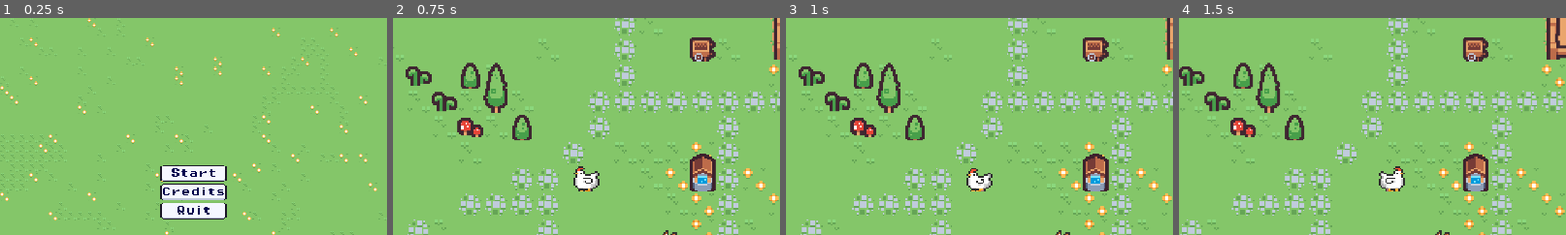
Above: before the commit, frames 1-4 (left to right).
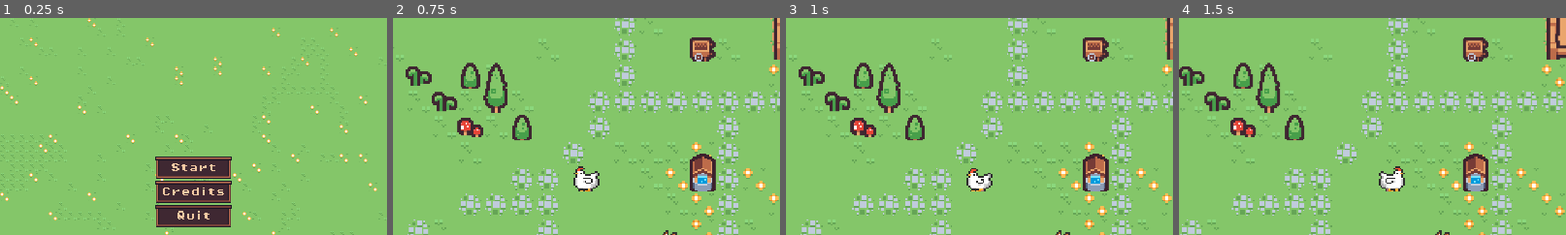
Above: after the commit, the same moments.

Repository: abeyahc/chicken-game
Game: Godot game, scene res://Scenes/menu.tscn
The game is run twice, just before and just after one commit, with the same random seed, the same clock (stepped at 60 frames per second) and the same inputs.
Inputs:
- Up to frame 1 (0.25 s): no input
- Up to frame 2 (0.75 s): click "Start" at 0.5 s
- Up to frame 3 (1 s): no input
- Up to frame 4 (1.5 s): hold Right (move_right) from 1.28 s (still down)
The pictures show only the part of the screen within x 25-75%, y 10-60%; the shares and areas given below are measured in that part.

The runs differ from the first frame. In frame 1, 6.1% of the frame differs, in the area x 40-60%, y 63-97%; in frame 2, nothing differs; in frame 3, nothing differs; in frame 4, nothing differs.

Commit message:
buttons :)

Diff:
--- a/chicken game/Scenes/menu.tscn
+++ b/chicken game/Scenes/menu.tscn
@@ -1,9 +1,10 @@
-[gd_scene load_steps=10 format=3 uid="uid://co4kv64nh3bd0"]
+[gd_scene load_steps=11 format=3 uid="uid://co4kv64nh3bd0"]
 
 [ext_resource type="Script" path="res://menu.gd" id="1_p105b"]
 [ext_resource type="Texture2D" uid="uid://b3qvmfgqjo21v" path="res://Assets/kenney_tiny-town/Tilemap/tilemap_packed.png" id="2_edfhv"]
-[ext_resource type="Texture2D" uid="uid://bx1sx3ye4b54d" path="res://Assets/fonts/minimalpixel bitmap font V2/GUI.png" id="3_hl4bf"]
 [ext_resource type="FontFile" uid="uid://ck6f8thibspcd" path="res://Assets/fonts/PixelOperator8-Bold.ttf" id="3_orwf6"]
+[ext_resource type="Texture2D" uid="uid://cq5vc5fcl0x7d" path="res://Assets/fonts/minimalpixel bitmap font V2/normal-box.png" id="4_8rhwg"]
+[ext_resource type="Texture2D" uid="uid://cfej85wm2dcnw" path="res://Assets/fonts/minimalpixel bitmap font V2/hover-box.png" id="5_sdher"]
 
 [sub_resource type="TileSetAtlasSource" id="TileSetAtlasSource_iam5v"]
 texture = ExtResource("2_edfhv")
@@ -143,27 +144,28 @@
 [sub_resource type="TileSet" id="TileSet_hs8l5"]
 sources/0 = SubResource("TileSetAtlasSource_iam5v")
 
-[sub_resource type="StyleBoxTexture" id="StyleBoxTexture_py8c3"]
-texture = ExtResource("3_hl4bf")
-texture_margin_top = 5.0
-texture_margin_bottom = 6.0
+[sub_resource type="StyleBoxTexture" id="StyleBoxTexture_ofy0a"]
+texture = ExtResource("4_8rhwg")
+texture_margin_left = 10.0
+texture_margin_top = 10.0
+texture_margin_right = 10.0
+texture_margin_bottom = 10.0
+
+[sub_resource type="StyleBoxTexture" id="StyleBoxTexture_i3ntj"]
+texture = ExtResource("5_sdher")
+texture_margin_left = 5.0
+texture_margin_top = 10.0
+texture_margin_right = 5.0
+texture_margin_bottom = 10.0
 expand_margin_left = 2.0
+expand_margin_top = 2.0
 expand_margin_right = 2.0
-region_rect = Rect2(145, 81, 46, 14)
-
-[sub_resource type="StyleBoxTexture" id="StyleBoxTexture_nmy6p"]
-texture = ExtResource("3_hl4bf")
-texture_margin_left = 2.0
-texture_margin_top = 5.0
-texture_margin_right = 2.0
-texture_margin_bottom = 5.0
-region_rect = Rect2(145, 98, 46, 13)
-
-[sub_resource type="StyleBoxTexture" id="StyleBoxTexture_wjggc"]
-texture = ExtResource("3_hl4bf")
-texture_margin_top = 5.0
-texture_margin_bottom = 5.0
-region_rect = Rect2(145, 98, 46, 13)
+expand_margin_bottom = 2.0
+
+[sub_resource type="StyleBoxTexture" id="StyleBoxTexture_nb8lu"]
+texture = ExtResource("4_8rhwg")
+texture_margin_top = 10.0
+texture_margin_bottom = 10.0
 
 [node name="Menu" type="Node2D"]
 position = Vector2(-2, 0)
@@ -192,40 +194,39 @@
 [node name="Start Button" type="Button" parent="MarginContainer/VBoxContainer"]
 layout_mode = 2
 size_flags_vertical = 4
-theme_override_colors/font_color = Color(0, 0, 0.301961, 1)
-theme_override_colors/font_pressed_color = Color(0, 0.109804, 0.623529, 1)
-theme_override_colors/font_hover_color = Color(0, 0.108177, 0.624592, 1)
-theme_override_colors/font_outline_color = Color(0, 0, 0, 1)
+theme_override_colors/font_color = Color(0.952956, 0.78689, 0.63991, 1)
+theme_override_colors/font_pressed_color = Color(0.985769, 0.93319, 0.887113, 1)
+theme_override_colors/font_hover_color = Color(0.984314, 0.933333, 0.886275, 1)
 theme_override_fonts/font = ExtResource("3_orwf6")
-theme_override_styles/normal = SubResource("StyleBoxTexture_py8c3")
-theme_override_styles/hover = SubResource("StyleBoxTexture_nmy6p")
-theme_override_styles/pressed = SubResource("StyleBoxTexture_wjggc")
+theme_override_styles/normal = SubResource("StyleBoxTexture_ofy0a")
+theme_override_styles/hover = SubResource("StyleBoxTexture_i3ntj")
+theme_override_styles/pressed = SubResource("StyleBoxTexture_nb8lu")
 text = "Start
 "
 
 [node name="Credits Button" type="Button" parent="MarginContainer/VBoxContainer"]
 layout_mode = 2
 size_flags_vertical = 4
-theme_override_colors/font_color = Color(0, 0, 0.301961, 1)
-theme_override_colors/font_pressed_color = Color(0, 0.109804, 0.623529, 1)
-theme_override_colors/font_hover_color = Color(0, 0.108177, 0.624592, 1)
+theme_override_colors/font_color = Color(0.952956, 0.78689, 0.63991, 1)
+theme_override_colors/font_pressed_color = Color(0.985769, 0.93319, 0.887113, 1)
+theme_override_colors/font_hover_color = Color(0.984314, 0.933333, 0.886275, 1)
 theme_override_fonts/font = ExtResource("3_orwf6")
-theme_override_styles/normal = SubResource("StyleBoxTexture_py8c3")
-theme_override_styles/hover = SubResource("StyleBoxTexture_nmy6p")
-theme_override_styles/pressed = SubResource("StyleBoxTexture_wjggc")
+theme_override_styles/normal = SubResource("StyleBoxTexture_ofy0a")
+theme_override_styles/hover = SubResource("StyleBoxTexture_i3ntj")
+theme_override_styles/pressed = SubResource("StyleBoxTexture_nb8lu")
 text = "Credits
 "
 
 [node name="Quit Button" type="Button" parent="MarginContainer/VBoxContainer"]
 layout_mode = 2
 size_flags_vertical = 4
-theme_override_colors/font_color = Color(0, 0, 0.301961, 1)
-theme_override_colors/font_pressed_color = Color(0, 0.109804, 0.623529, 1)
-theme_override_colors/font_hover_color = Color(0, 0.108177, 0.624592, 1)
+theme_override_colors/font_color = Color(0.952956, 0.78689, 0.63991, 1)
+theme_override_colors/font_pressed_color = Color(0.985769, 0.93319, 0.887113, 1)
+theme_override_colors/font_hover_color = Color(0.984314, 0.933333, 0.886275, 1)
 theme_override_fonts/font = ExtResource("3_orwf6")
-theme_override_styles/normal = SubResource("StyleBoxTexture_py8c3")
-theme_override_styles/hover = SubResource("StyleBoxTexture_nmy6p")
-theme_override_styles/pressed = SubResource("StyleBoxTexture_wjggc")
+theme_override_styles/normal = SubResource("StyleBoxTexture_ofy0a")
+theme_override_styles/hover = SubResource("StyleBoxTexture_i3ntj")
+theme_override_styles/pressed = SubResource("StyleBoxTexture_nb8lu")
 text = "Quit
 "
 
--- a/chicken game/Scenes/pause_menu.tscn
+++ b/chicken game/Scenes/pause_menu.tscn
@@ -1,30 +1,32 @@
-[gd_scene load_steps=7 format=3 uid="uid://s7vn38e4oo1o"]
+[gd_scene load_steps=8 format=3 uid="uid://s7vn38e4oo1o"]
 
 [ext_resource type="Script" path="res://Scripts/pause_menu.gd" id="1_eyypu"]
 [ext_resource type="FontFile" uid="uid://ck6f8thibspcd" path="res://Assets/fonts/PixelOperator8-Bold.ttf" id="2_7j36e"]
-[ext_resource type="Texture2D" uid="uid://bx1sx3ye4b54d" path="res://Assets/fonts/minimalpixel bitmap font V2/GUI.png" id="3_e77to"]
+[ext_resource type="Texture2D" uid="uid://cq5vc5fcl0x7d" path="res://Assets/fonts/minimalpixel bitmap font V2/normal-box.png" id="3_cnafo"]
+[ext_resource type="Texture2D" uid="uid://cfej85wm2dcnw" path="res://Assets/fonts/minimalpixel bitmap font V2/hover-box.png" id="4_n3y14"]
 
-[sub_resource type="StyleBoxTexture" id="StyleBoxTexture_7syxv"]
-texture = ExtResource("3_e77to")
-texture_margin_top = 5.0
-texture_margin_bottom = 6.0
+[sub_resource type="StyleBoxTexture" id="StyleBoxTexture_harur"]
+texture = ExtResource("3_cnafo")
+texture_margin_left = 10.0
+texture_margin_top = 10.0
+texture_margin_right = 10.0
+texture_margin_bottom = 10.0
+
+[sub_resource type="StyleBoxTexture" id="StyleBoxTexture_ecfui"]
+texture = ExtResource("4_n3y14")
+texture_margin_left = 5.0
+texture_margin_top = 10.0
+texture_margin_right = 5.0
+texture_margin_bottom = 10.0
 expand_margin_left = 2.0
+expand_margin_top = 2.0
 expand_margin_right = 2.0
-region_rect = Rect2(145, 81, 46, 14)
+expand_margin_bottom = 2.0
 
-[sub_resource type="StyleBoxTexture" id="StyleBoxTexture_lhyq0"]
-texture = ExtResource("3_e77to")
-texture_margin_left = 2.0
-texture_margin_top = 5.0
-texture_margin_right = 2.0
-texture_margin_bottom = 5.0
-region_rect = Rect2(145, 98, 46, 13)
-
-[sub_resource type="StyleBoxTexture" id="StyleBoxTexture_8nd4d"]
-texture = ExtResource("3_e77to")
-texture_margin_top = 5.0
-texture_margin_bottom = 5.0
-region_rect = Rect2(145, 98, 46, 13)
+[sub_resource type="StyleBoxTexture" id="StyleBoxTexture_bjt4a"]
+texture = ExtResource("3_cnafo")
+texture_margin_top = 10.0
+texture_margin_bottom = 10.0
 
 [node name="PauseMenu" type="Control"]
 layout_mode = 3
@@ -55,28 +57,26 @@
 [node name="Resume" type="Button" parent="MarginContainer/VBoxContainer"]
 layout_mode = 2
 size_flags_vertical = 4
-theme_override_colors/font_color = Color(0, 0, 0.301961, 1)
-theme_override_colors/font_pressed_color = Color(0, 0.109804, 0.623529, 1)
-theme_override_colors/font_hover_color = Color(0, 0.108177, 0.624592, 1)
-theme_override_colors/font_outline_color = Color(0, 0, 0, 1)
+theme_override_colors/font_color = Color(0.952956, 0.78689, 0.63991, 1)
+theme_override_colors/font_pressed_color = Color(0.985769, 0.93319, 0.887113, 1)
+theme_override_colors/font_hover_color = Color(0.984314, 0.933333, 0.886275, 1)
 theme_override_fonts/font = ExtResource("2_7j36e")
-theme_override_styles/normal = SubResource("StyleBoxTexture_7syxv")
-theme_override_styles/hover = SubResource("StyleBoxTexture_lhyq0")
-theme_override_styles/pressed = SubResource("StyleBoxTexture_8nd4d")
+theme_override_styles/normal = SubResource("StyleBoxTexture_harur")
+theme_override_styles/hover = SubResource("StyleBoxTexture_ecfui")
+theme_override_styles/pressed = SubResource("StyleBoxTexture_bjt4a")
 text = "Resume
 "
 
 [node name="Quit" type="Button" parent="MarginContainer/VBoxContainer"]
 layout_mode = 2
 size_flags_vertical = 4
-theme_override_colors/font_color = Color(0, 0, 0.301961, 1)
-theme_override_colors/font_pressed_color = Color(0, 0.109804, 0.623529, 1)
-theme_override_colors/font_hover_color = Color(0, 0.108177, 0.624592, 1)
-theme_override_colors/font_outline_color = Color(0, 0, 0, 1)
+theme_override_colors/font_color = Color(0.952956, 0.78689, 0.63991, 1)
+theme_override_colors/font_pressed_color = Color(0.985769, 0.93319, 0.887113, 1)
+theme_override_colors/font_hover_color = Color(0.984314, 0.933333, 0.886275, 1)
 theme_override_fonts/font = ExtResource("2_7j36e")
-theme_override_styles/normal = SubResource("StyleBoxTexture_7syxv")
-theme_override_styles/hover = SubResource("StyleBoxTexture_lhyq0")
-theme_override_styles/pressed = SubResource("StyleBoxTexture_8nd4d")
+theme_override_styles/normal = SubResource("StyleBoxTexture_harur")
+theme_override_styles/hover = SubResource("StyleBoxTexture_ecfui")
+theme_override_styles/pressed = SubResource("StyleBoxTexture_bjt4a")
 text = "Quit
 "
 
Binary file added: chicken game/Assets/fonts/minimalpixel bitmap font V2/hover-box.png
Not shown, added: chicken game/Assets/fonts/minimalpixel bitmap font V2/hover-box.png.import
Binary file added: chicken game/Assets/fonts/minimalpixel bitmap font V2/normal-box.png
Not shown, added: chicken game/Assets/fonts/minimalpixel bitmap font V2/normal-box.png.import
Not shown: 1 places in chicken game/Scenes/menu.tscn that only renumber resources
Not shown, changed: chicken game/Assets/fonts/minimalpixel bitmap font V2/GUI.png~
Not shown, added: chicken game/Assets/fonts/minimalpixel bitmap font V2/hover-box.png.kra
Not shown, added: chicken game/Assets/fonts/minimalpixel bitmap font V2/hover-box.png~
Not shown, added: chicken game/Assets/fonts/minimalpixel bitmap font V2/normal-box.png~
